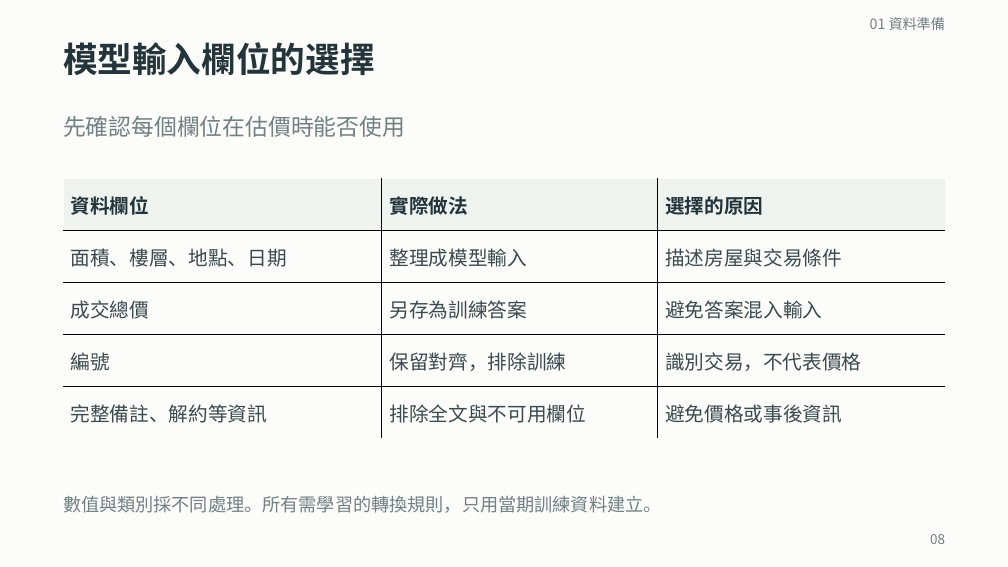
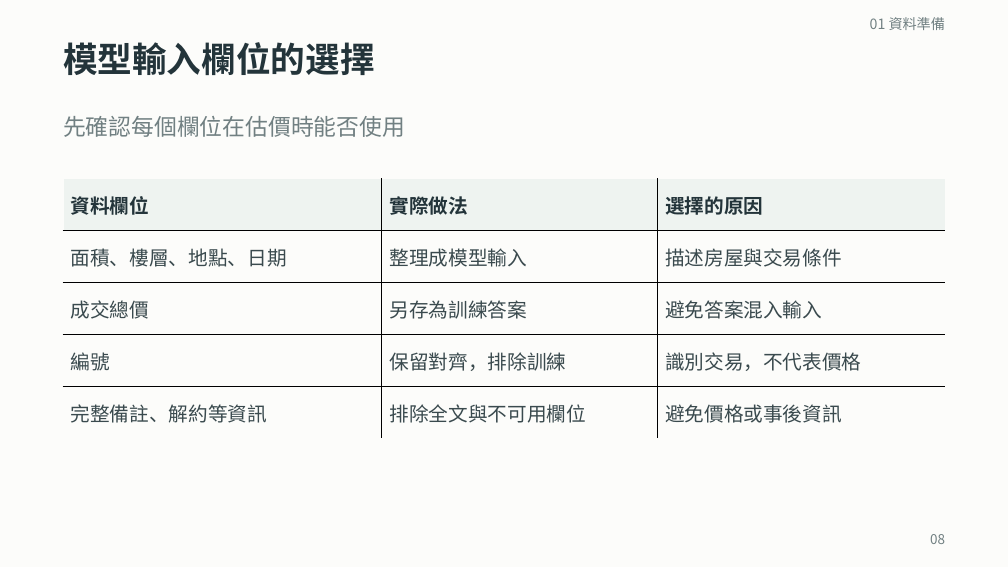
Before and after one commit to ziyi930108/nycu-house-price-regression, a slide deck: slide 8 of teaching/final_presentation/台灣房屋銷售價格預測挑戰賽_上台簡報.pptx. Drawn at 1008x567 pixels with LibreOffice and Linux fonts; fonts in the diff are those of the drawing. Boxes give left, top, right and bottom in pixels: in the first picture for what was removed or moved away, otherwise in the second. Text is boxed around its words. In the diff, an @@ line names an element or a change of style, - is before the commit and + after.

```diff
--- a/teaching/final_presentation/台灣房屋銷售價格預測挑戰賽_上台簡報.pptx
+++ b/teaching/final_presentation/台灣房屋銷售價格預測挑戰賽_上台簡報.pptx
@@ text removed at [63, 496, 662, 513] @@
-數值與類別採不同處理。所有需學習的轉換規則，只用當期訓練資料建立。
```
Also in this commit, not shown: 14 other slides changed, 1 slide added, 4 slides removed, 52 other files.
